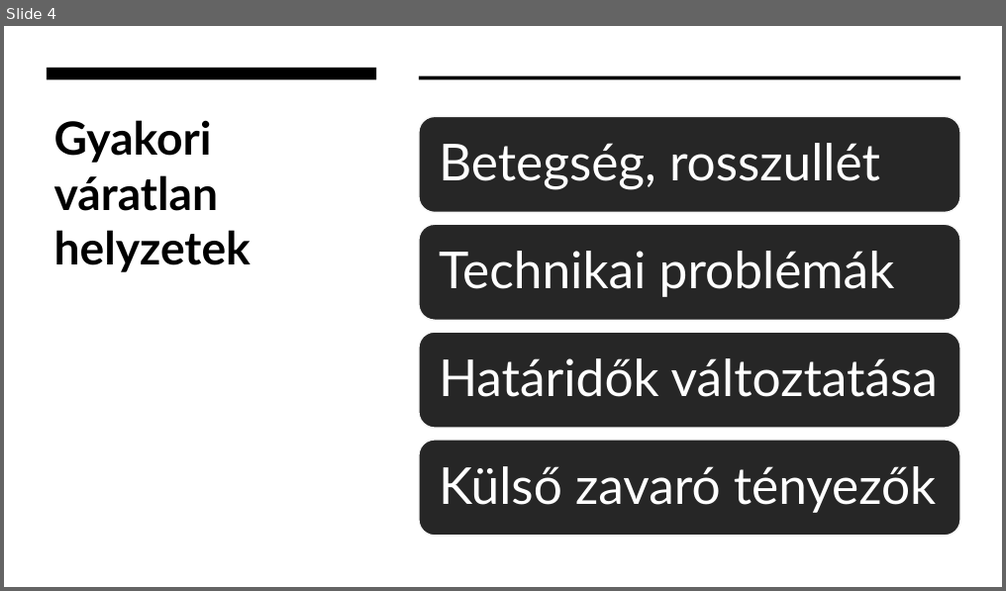
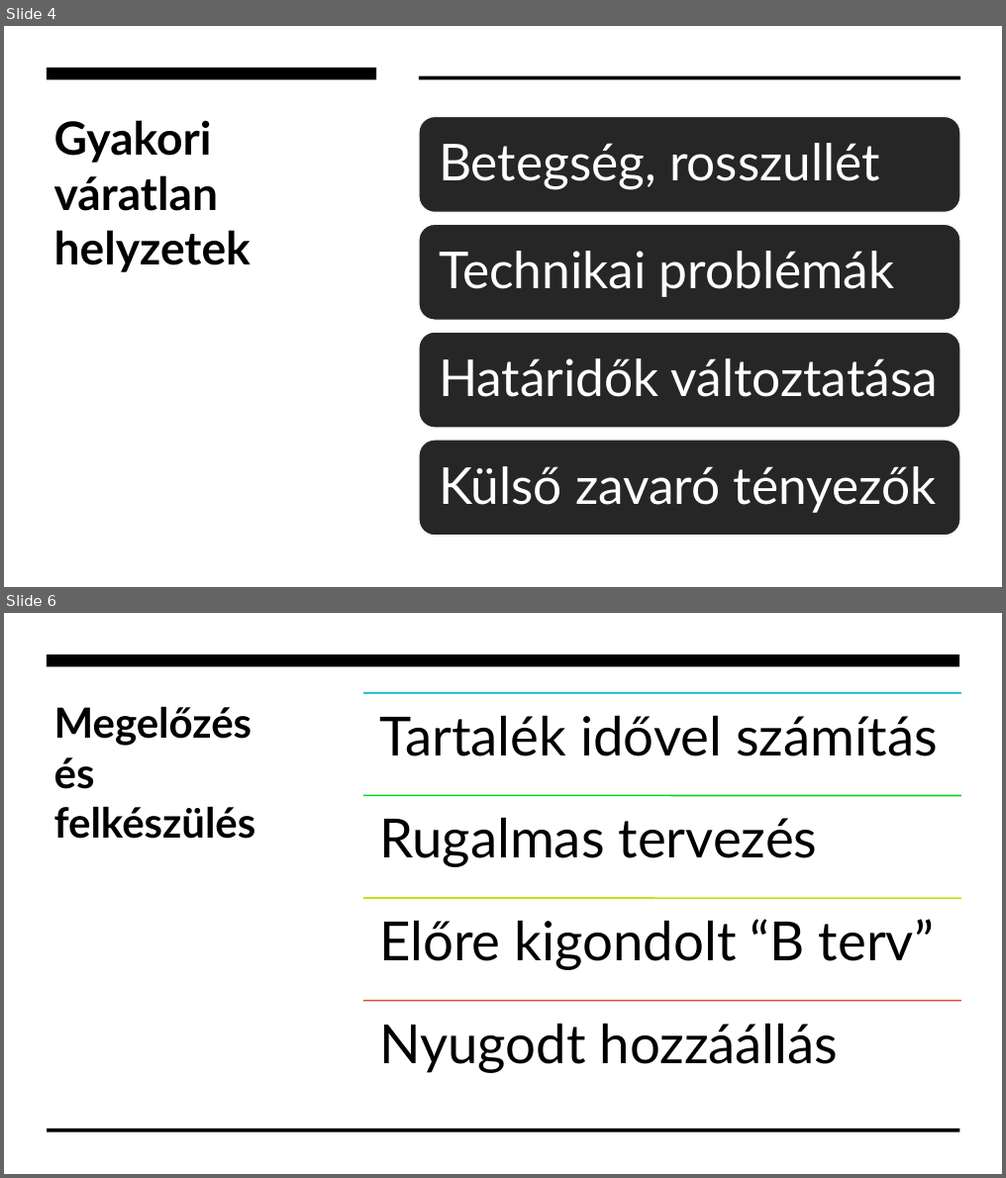
Before and after one commit to Maho-Yoshino/School_Notes, a slide deck: 2025-2026/IKT/varatlan_helyzet.pptx. Shown one above the other, each under a label of ours: slide 4 before the commit, slides 4 and 6 after it; the slides between them are not shown. The pictures are 1006x591 and 1006x1178 pixels, drawn with LibreOffice and Linux fonts; fonts in the diff are those of the drawing. Boxes give left, top, right and bottom in pixels: in the first picture for what was removed or moved away, otherwise in the second. Text is boxed around its words. In the diff, an @@ line names an element or a change of style, - is before the commit and + after.

```diff
--- a/2025-2026/IKT/varatlan_helyzet.pptx
+++ b/2025-2026/IKT/varatlan_helyzet.pptx
@@ slide 6 added at (x1=4, y1=613, x2=1002, y2=1174), background #FFFFFF @@
@@ rectangle added at (x1=4, y1=613, x2=1002, y2=1174), fill #FFFFFF @@
@@ rectangle added at (x1=47, y1=655, x2=960, y2=666), fill #000000 @@
@@ title added at (x1=54, y1=706, x2=256, y2=839), 40 pt, text #000000, bold @@
+Megelőzés és felkészülés
@@ group added at (x1=363, y1=693, x2=961, y2=1073): 4 lines, 4 texts @@
+Tartalék idővel számítás
+Rugalmas tervezés
+Előre kigondolt “B terv”
+Nyugodt hozzáállás
@@ rectangle added at (x1=47, y1=1129, x2=960, y2=1133), fill #000000 @@
```
Also in this commit, not shown: 3 other slides added, 1 slide removed, 9 other files.
